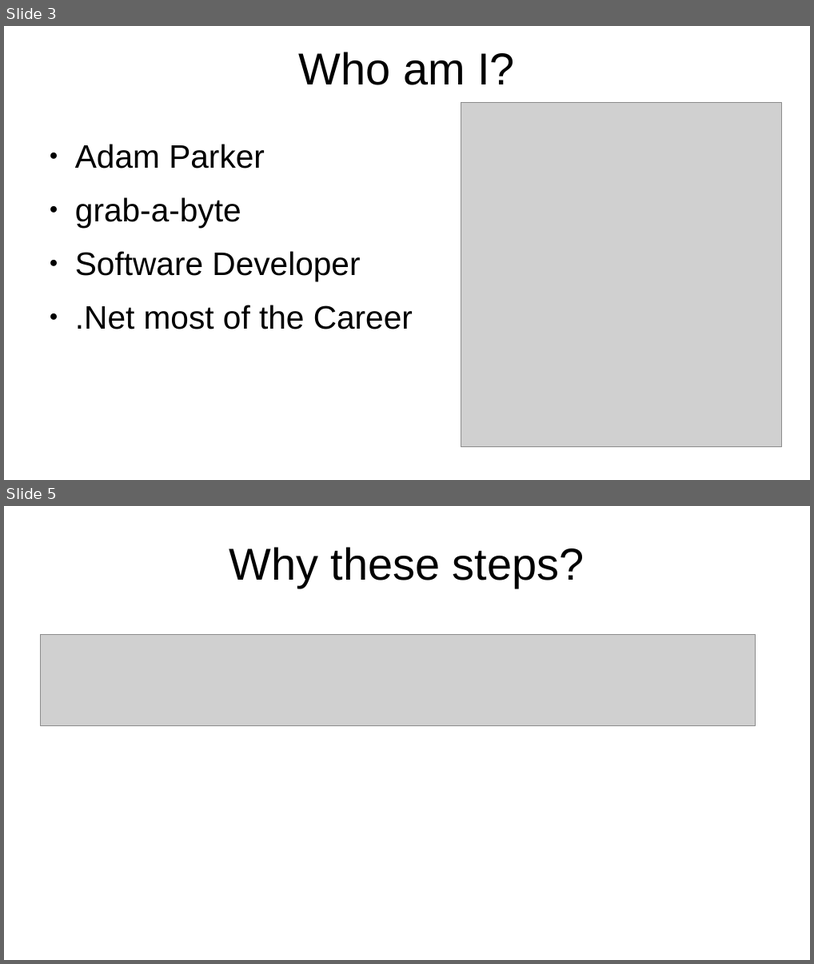
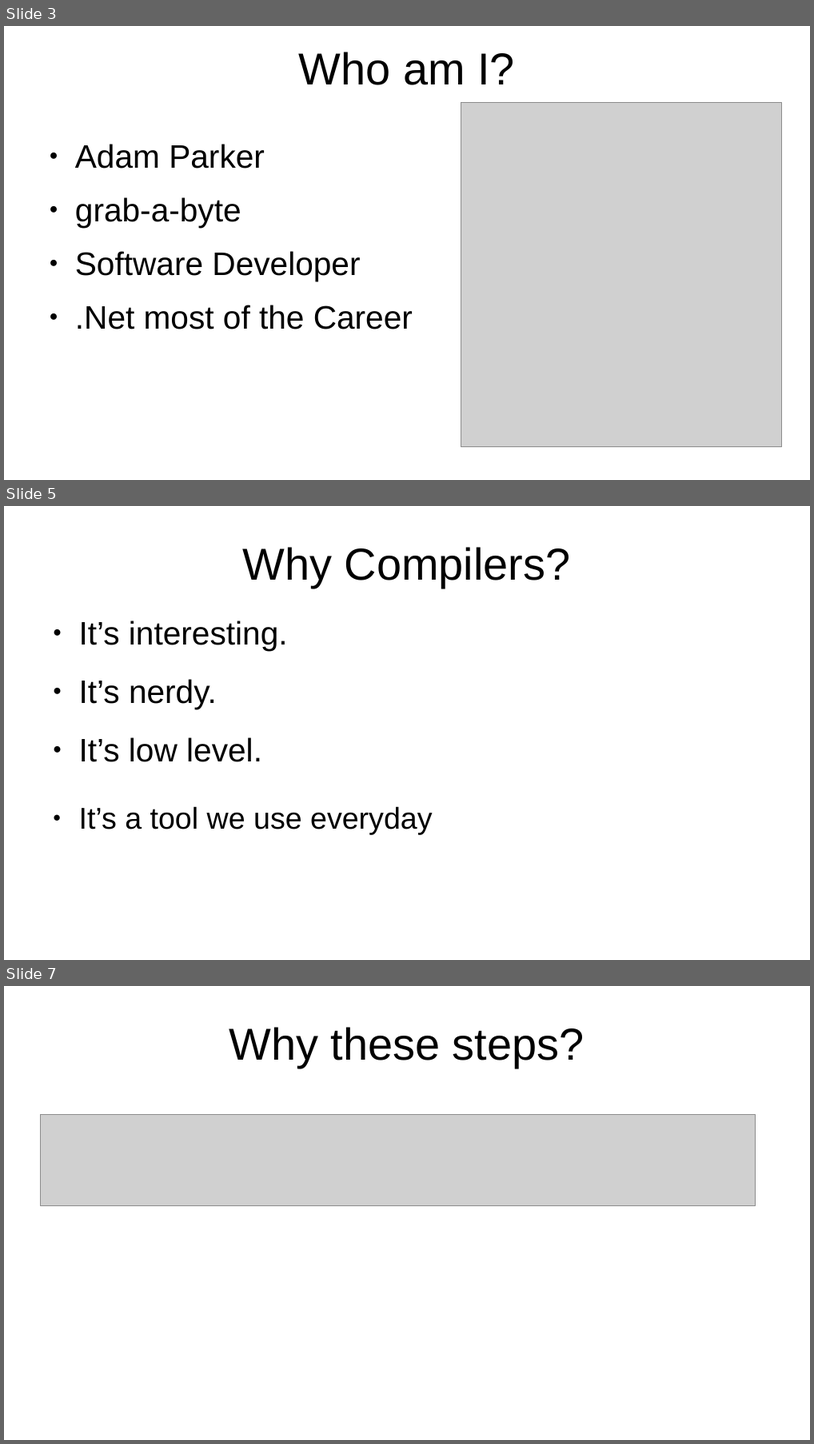
Before and after one commit to grab-a-byte/CalculatorCompiler, a slide deck: slides/Compiler Slides.odp. Shown one above the other, each under a label of ours: slides 3 and 5 before the commit, slides 3, 5 and 7 after it; the slides between them are not shown. The pictures are 814x964 and 814x1444 pixels, drawn with LibreOffice and Linux fonts; fonts in the diff are those of the drawing; grey boxes stand for pictures. Boxes give left, top, right and bottom in pixels: in the first picture for what was removed or moved away, otherwise in the second. Text is boxed around its words. In the diff, an @@ line names an element or a change of style, - is before the commit and + after.

```diff
--- a/slides/Compiler Slides.odp
+++ b/slides/Compiler Slides.odp
@@ slide 5 added at (4, 506, 810, 960), background #FFFFFF @@
@@ title added at (243, 547, 570, 588), 44 pt, text #000000 @@
+Why Compilers?
@@ text added at (79, 620, 288, 651), 32 pt, text #000000 @@
+● It’s interesting.
@@ text added at (79, 679, 217, 709), 32 pt, text #000000 @@
+● It’s nerdy.
@@ text added at (79, 737, 262, 762), 32 pt, text #000000 @@
+● It’s low level.
@@ text added at (79, 806, 432, 834), 29.6 pt, text #000000 @@
+● It’s a tool we use everyday
@@ what was slide 5 is now slide 7 @@
```
Also in this commit, not shown: 2 slides changed, 2 other slides added.
